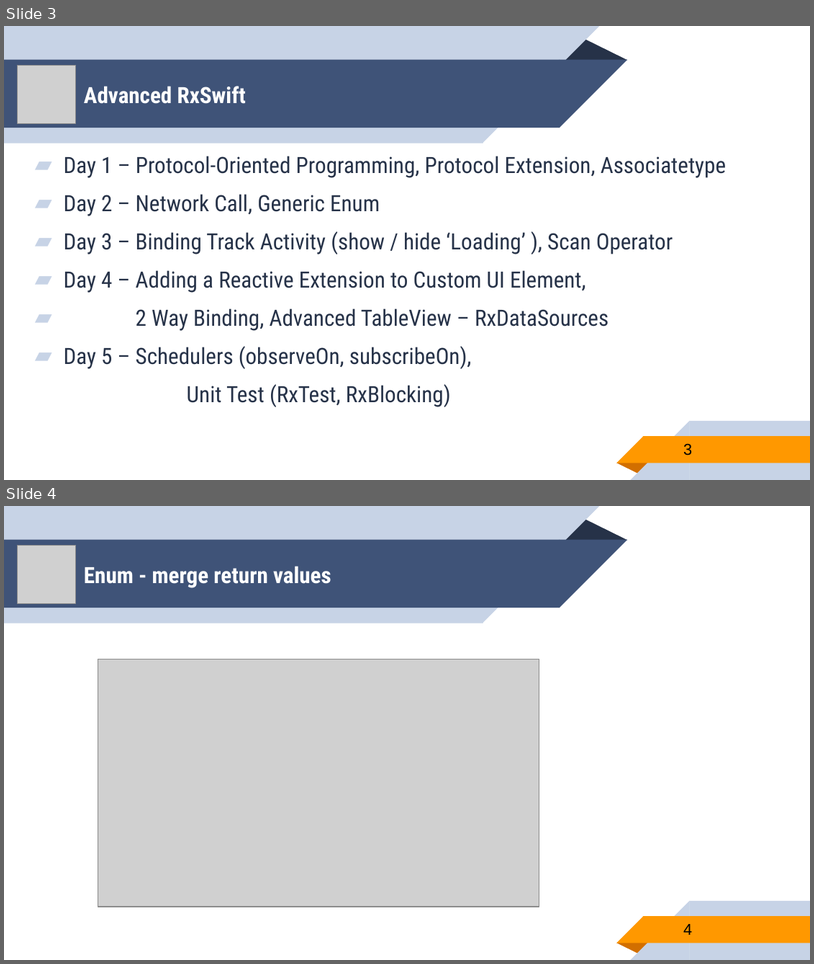
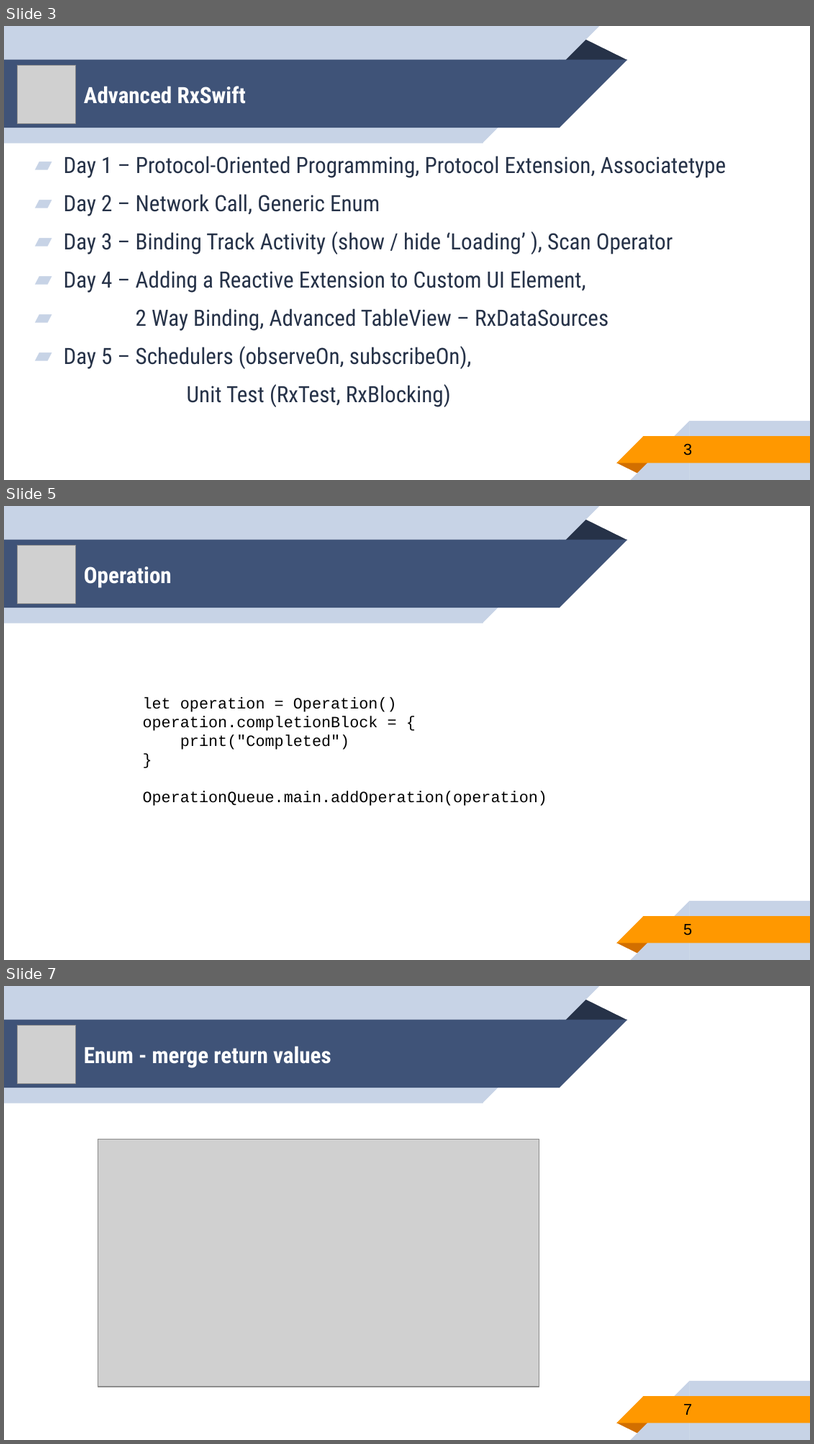
Before and after one commit to younghwankim/RxSwiftClass, a slide deck: RxSwiftBasics/day4/RxSwiftBasics4.pptx. Shown one above the other, each under a label of ours: slides 3 and 4 before the commit, slides 3, 5 and 7 after it; the slides between them are not shown. The pictures are 814x964 and 814x1444 pixels, drawn with LibreOffice and Linux fonts; fonts in the diff are those of the drawing; grey boxes stand for pictures. Boxes give left, top, right and bottom in pixels: in the first picture for what was removed or moved away, otherwise in the second. Text is boxed around its words. In the diff, an @@ line names an element or a change of style, - is before the commit and + after.

Commit message:
Add dispatchgroup and operation

```diff
--- a/RxSwiftBasics/day4/RxSwiftBasics4.pptx
+++ b/RxSwiftBasics/day4/RxSwiftBasics4.pptx
@@ slide 5 added at (4, 506, 810, 960), background #FFFFFF; not listed: 10 template elements that a slide beside it also shows @@
@@ picture added at (18, 545, 77, 604) @@
@@ title added at (84, 566, 172, 588), 20 pt, text #FFFFFF, bold @@
+Operation
@@ text added at (143, 697, 548, 806), 14 pt, text #000000 @@
+let operation = Operation()
+operation.completionBlock = {
+print("Completed")
+}
+OperationQueue.main.addOperation(operation)
@@ page number added at (684, 924, 692, 935), 14 pt, text #000000 @@
+5
@@ what was slide 4 is now slide 7 @@
@@ page number at (684, 1404, 692, 1414): text changed @@
-4
+7
```
Also in this commit, not shown: 2 other slides added, 1 other file.
